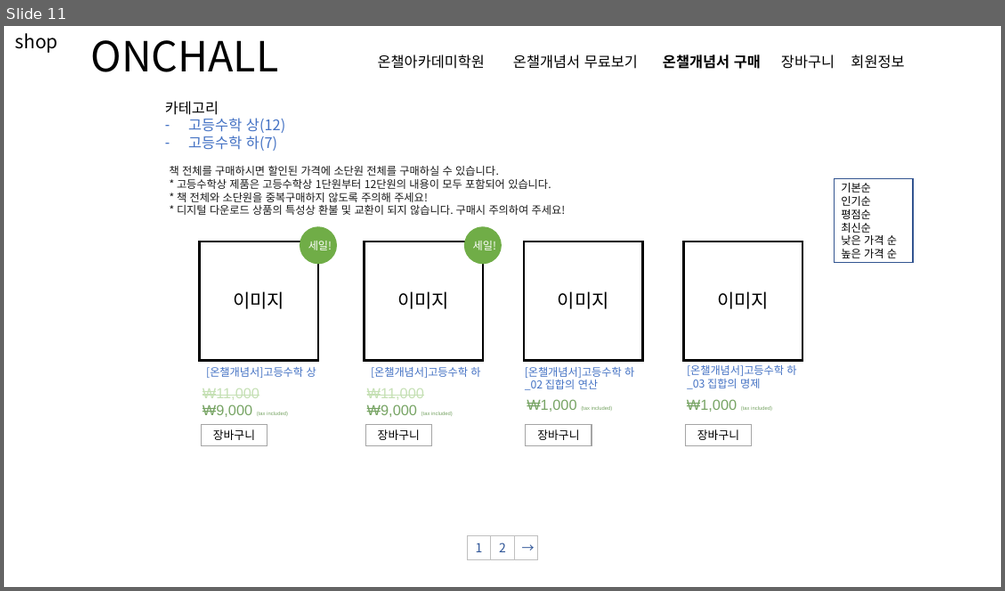
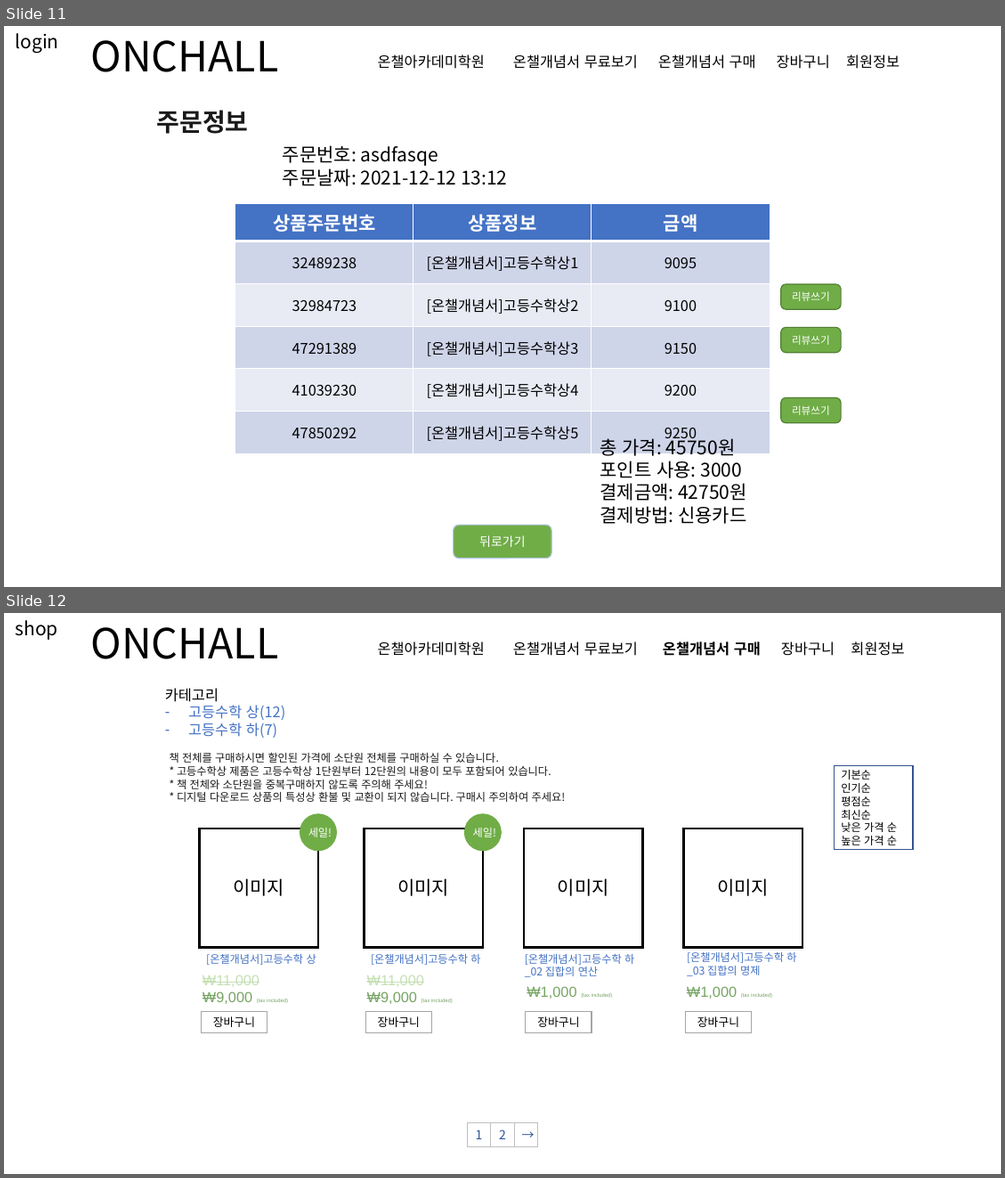
Before and after one commit to redcarrot1/Toyproject4, a slide deck: 프론트 디자인.pptx. Shown one above the other, each under a label of ours: slide 11 before the commit, slides 11 and 12 after it. The pictures are 1005x591 and 1005x1178 pixels, drawn with LibreOffice and Linux fonts; fonts in the diff are those of the drawing. Boxes give left, top, right and bottom in pixels: in the first picture for what was removed or moved away, otherwise in the second. Text is boxed around its words. In the diff, an @@ line names an element or a change of style, - is before the commit and + after.

```diff
--- a/프론트 디자인.pptx
+++ b/프론트 디자인.pptx
@@ slide 11 added at box(4, 26, 1001, 587), background #FFFFFF @@
@@ text added at box(16, 33, 59, 53), 18 pt, text #000000 @@
+login
@@ text added at box(91, 40, 279, 72), 40 pt, text #000000 @@
+ONCHALL
@@ text added at box(378, 54, 899, 69), 14 pt, text #000000 @@
+온챌아카데미학원 온챌개념서 무료보기 온챌개념서 구매 장바구니 회원정보
@@ text added at box(157, 110, 249, 134), 24 pt, text #1A1A1A, bold @@
+주문정보
@@ text added at box(283, 145, 507, 186), 18 pt, text #000000 @@
+주문번호: asdfasqe
+주문날짜: 2021-12-12 13:12
@@ table added at box(235, 204, 769, 447), 6 rows, 3 columns @@
+상품주문번호 | 상품정보 | 금액
+32489238 | [온챌개념서]고등수학상1 | 9095
+32984723 | [온챌개념서]고등수학상2 | 9100
+47291389 | [온챌개념서]고등수학상3 | 9150
+41039230 | [온챌개념서]고등수학상4 | 9200
+47850292 | [온챌개념서]고등수학상5 | 9250
@@ rounded rectangle added at box(781, 284, 841, 309), fill #70AD47, outline #538035 1 pt, 10 pt, text #FFFFFF @@
+리뷰쓰기
@@ rounded rectangle added at box(781, 328, 841, 353), fill #70AD47, outline #538035 1 pt, 10 pt, text #FFFFFF @@
+리뷰쓰기
@@ rounded rectangle added at box(781, 398, 841, 423), fill #70AD47, outline #538035 1 pt, 10 pt, text #FFFFFF @@
+리뷰쓰기
@@ text added at box(599, 435, 747, 524), 18 pt, text #000000 @@
+총 가격: 45750원
+포인트 사용: 3000
+결제금액: 42750원
+결제방법: 신용카드
@@ rounded rectangle added at box(453, 524, 552, 558), fill #70AD47, outline #B4C7E7 1 pt, 12 pt, text #FFFFFF @@
+뒤로가기
@@ what was slide 11 is now slide 12 @@
```
Also in this commit, not shown: 1 slide changed, 21 other files.
